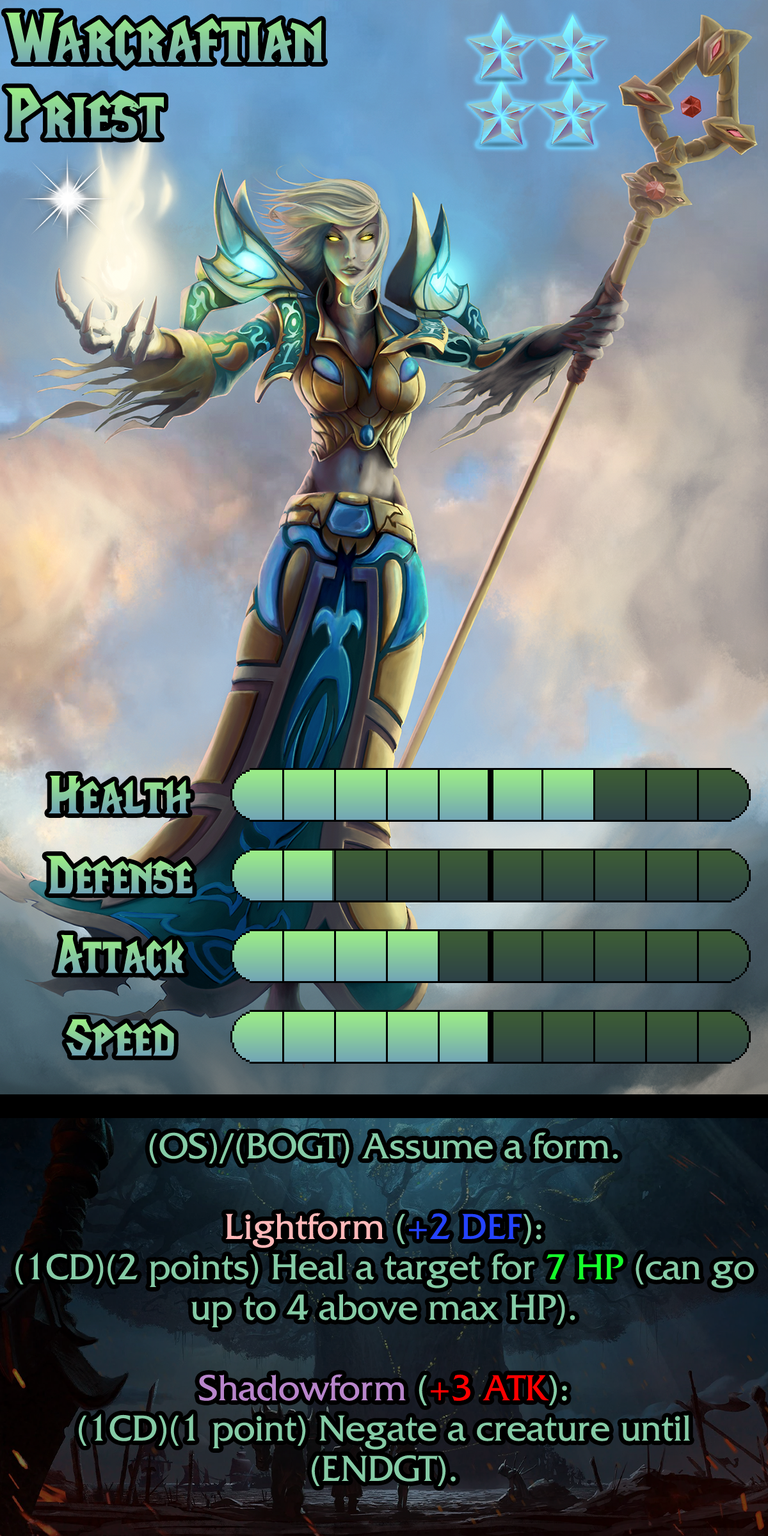
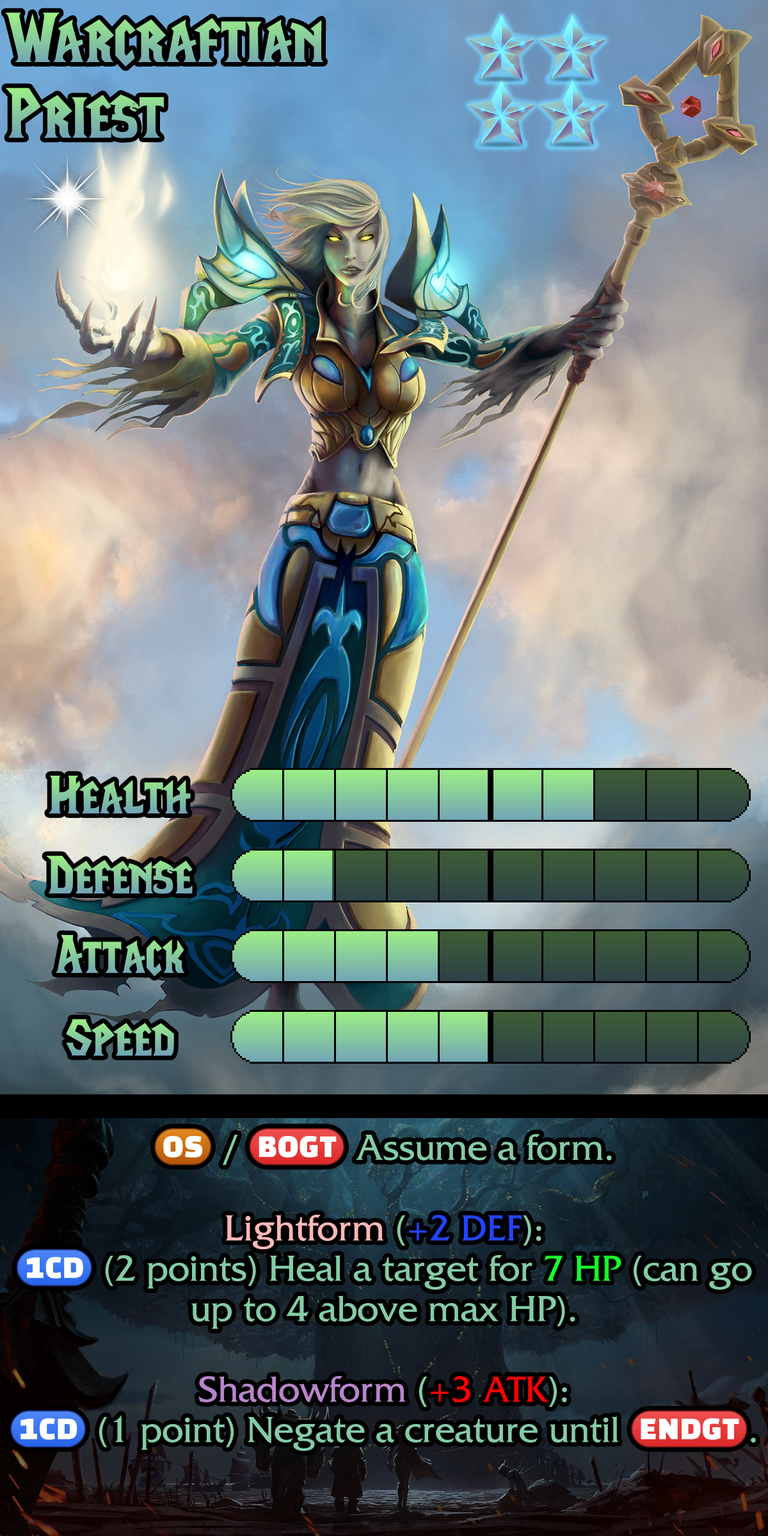
The second 768 x 1536 image is a revision of the first. Changes to its layers:
painted on "Ability" over (10, 1127, 756, 1486)
